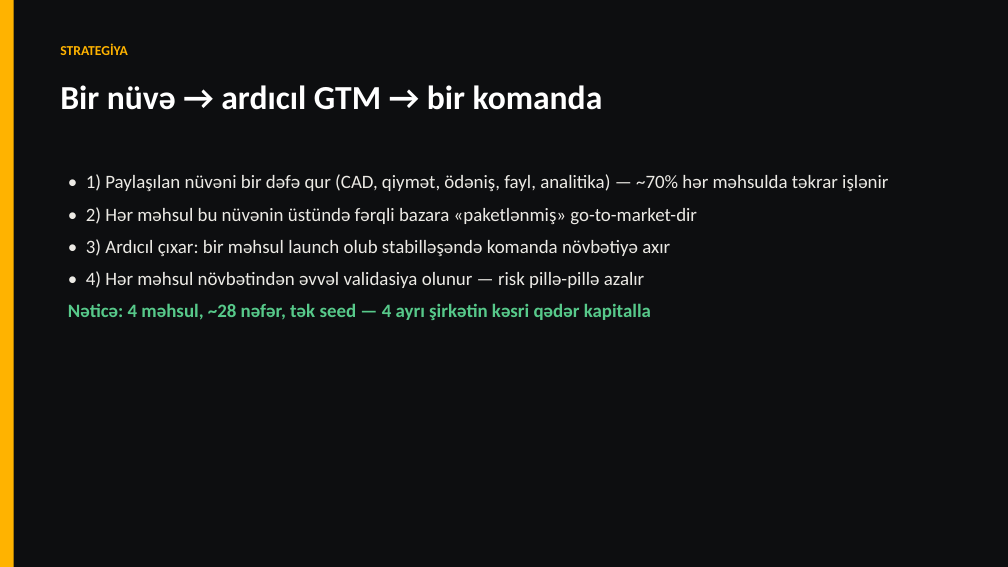
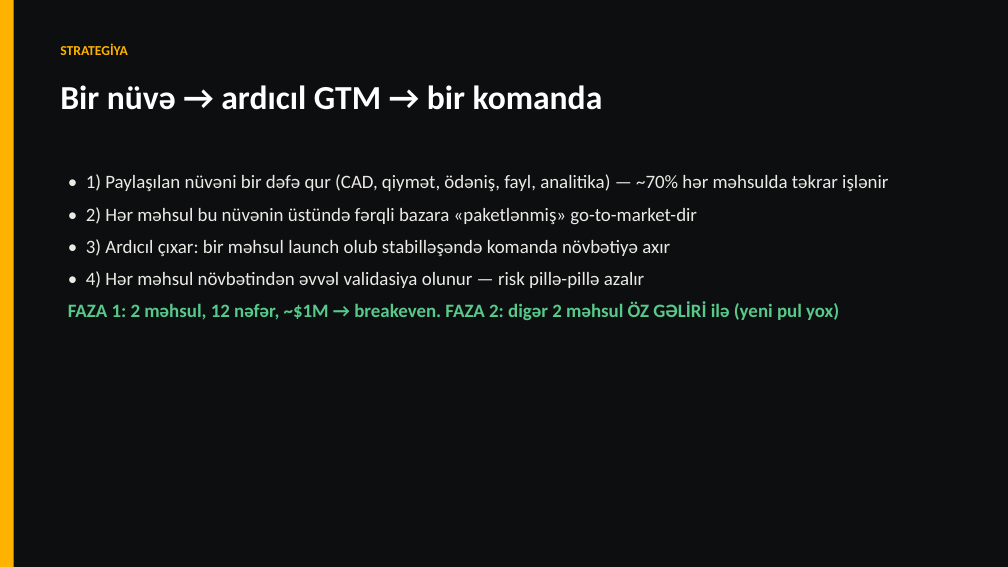
Before and after one commit to amilabbasov02/cnc-and-3d, a slide deck: slide 4 of KAYZEN-Portfel-Pitch-v2.pptx. Drawn at 1008x567 pixels with LibreOffice and Linux fonts; fonts in the diff are those of the drawing. Boxes give left, top, right and bottom in pixels: in the first picture for what was removed or moved away, otherwise in the second. Text is boxed around its words. In the diff, an @@ line names an element or a change of style, - is before the commit and + after.

```diff
--- a/KAYZEN-Portfel-Pitch-v2.pptx
+++ b/KAYZEN-Portfel-Pitch-v2.pptx
@@ text at bbox=[68, 301, 839, 320]: text changed @@
-Nəticə: 4 məhsul, ~28 nəfər, tək seed — 4 ayrı şirkətin kəsri qədər kapitalla
+FAZA 1: 2 məhsul, 12 nəfər, ~$1M → breakeven. FAZA 2: digər 2 məhsul ÖZ GƏLİRİ ilə (yeni pul yox)
```
Also in this commit, not shown: 11 other slides changed, 18 other files.
